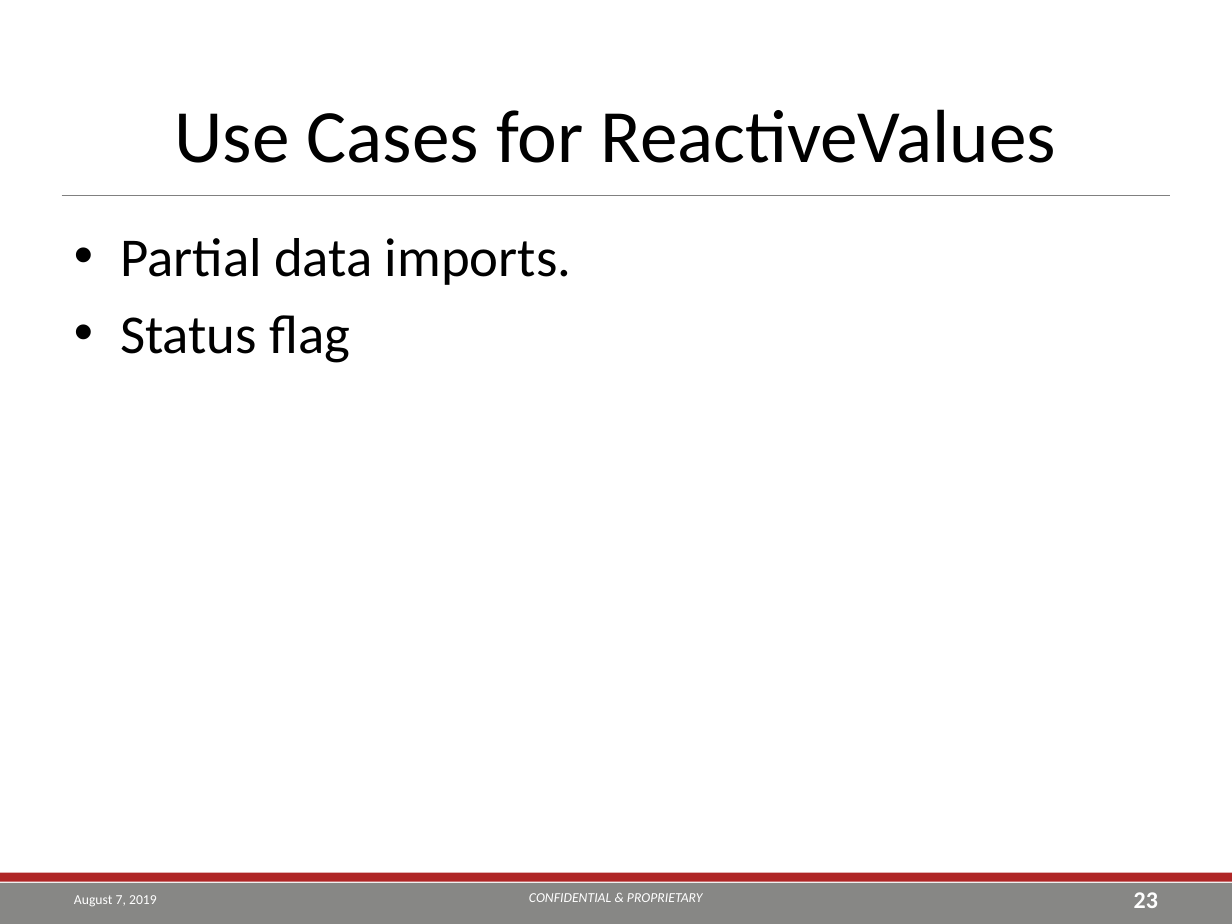
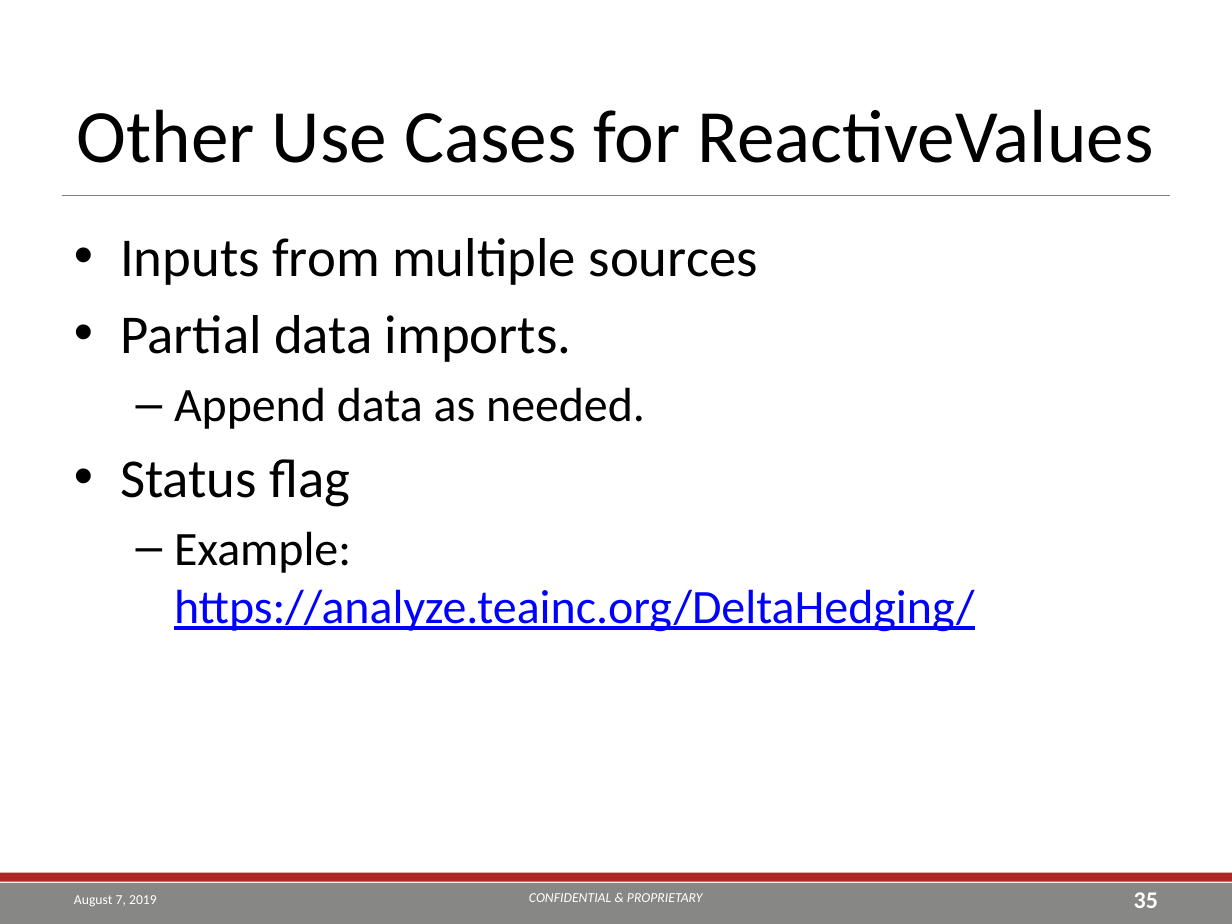
Before and after one commit to TEA-Analytics/ShinyWorkshop, a slide deck: slide 35 of Day 1.pptx (slide 23 before the commit). Drawn at 1232x924 pixels with LibreOffice and Linux fonts; fonts in the diff are those of the drawing; background and template pictures are left out. Boxes give left, top, right and bottom in pixels: in the first picture for what was removed or moved away, otherwise in the second. Text is boxed around its words. In the diff, an @@ line names an element or a change of style, - is before the commit and + after.

```diff
--- a/Day 1.pptx
+++ b/Day 1.pptx
@@ title at (77,109,1154,163): text changed @@
-Use Cases for ReactiveValues
+Other Use Cases for ReactiveValues
@@ text at (120,238,758,285): paragraph added @@
+• Inputs from multiple sources
@@ text at (174,387,645,429): paragraph added @@
+  – Append data as needed.
@@ text at (174,531,975,632): paragraph added @@
+  – Example: https://analyze.teainc.org/DeltaHedging/
@@ page number at (1134,892,1158,908): text changed @@
-23
+35
```
Also in this commit, not shown: 12 other slides changed, 14 slides added, 6 other files.
